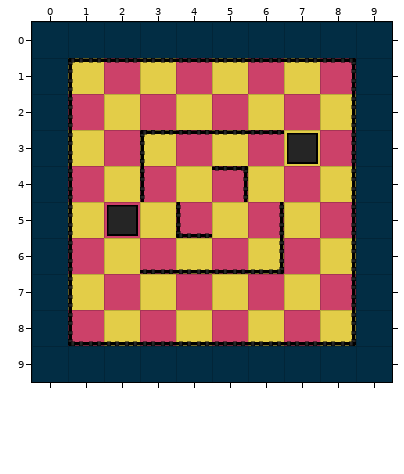
Two versions of a level (Tiled map, RoachEscape/assets/data/level002.tmx). The picture above was drawn from the file before the commit.
Cells are 64x64 px. Shown: x 0..9, y 0..9.
After the commit:
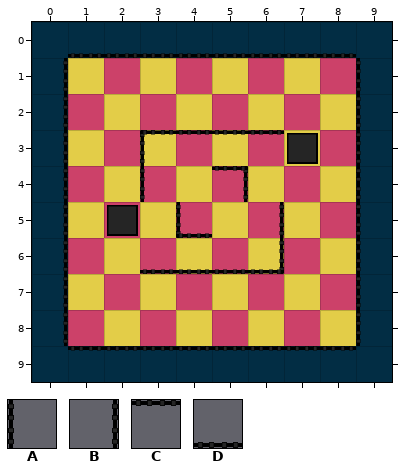
Key: from "tileset_00": A 8, B 9, C 10, D 11.
_ is an empty cell, . an unchanged one.
Edits made:
--- layer "left"
@@ x 1..9 @@
- 1 A......._
- 2 A......._
- 3 A......._
- 4 A......._
- 5 A......._
- 6 A......._
- 7 A......._
- 8 A......._
+ 1 _.......A
+ 2 _.......A
+ 3 _.......A
+ 4 _.......A
+ 5 _.......A
+ 6 _.......A
+ 7 _.......A
+ 8 _.......A
--- layer "right"
@@ x 0..8 @@
- 1 _.......B
- 2 _.......B
- 3 _.......B
- 4 _.......B
- 5 _.......B
- 6 _.......B
- 7 _.......B
- 8 _.......B
+ 1 B......._
+ 2 B......._
+ 3 B......._
+ 4 B......._
+ 5 B......._
+ 6 B......._
+ 7 B......._
+ 8 B......._
--- layer "up"
@@ x 1..8 @@
- 1 CCCCCCCC
+ 1 ________
@@ x 1..8 @@
- 9 ________
+ 9 CCCCCCCC
--- layer "down"
@@ x 1..8 @@
- 0 ________
+ 0 DDDDDDDD
@@ x 1..8 @@
- 8 DDDDDDDD
+ 8 ________
Boxes around the changes in both pictures, in picture pixels (x1, y1, x2, y2):
changed: (63, 53, 361, 351)
